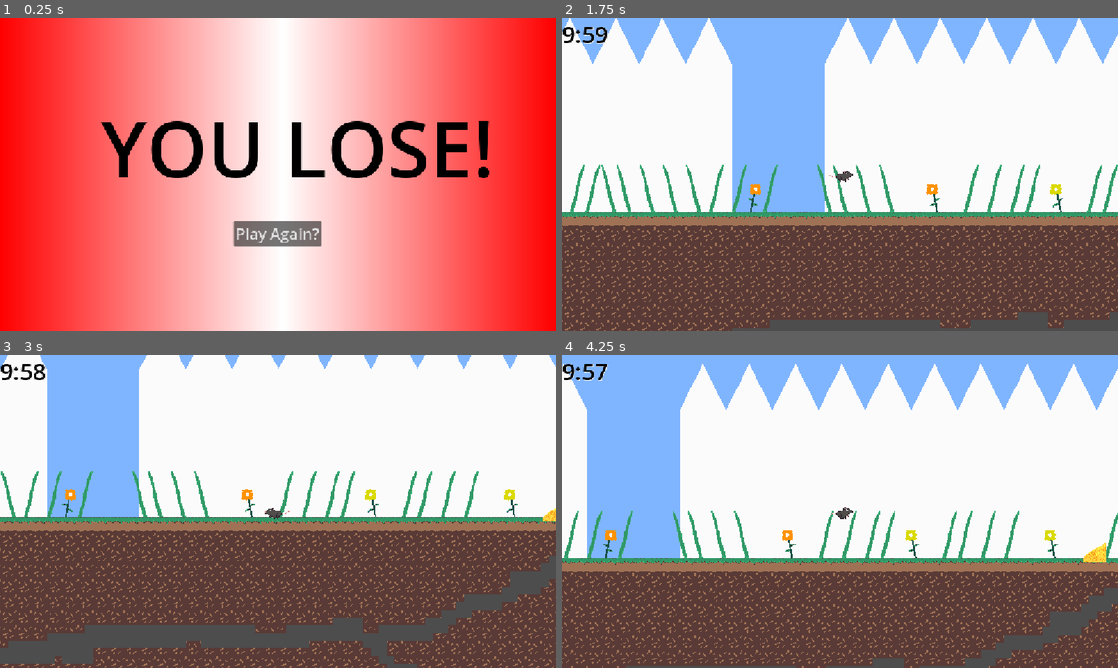
Above: before the commit, frames 1-4 (two rows, left to right).
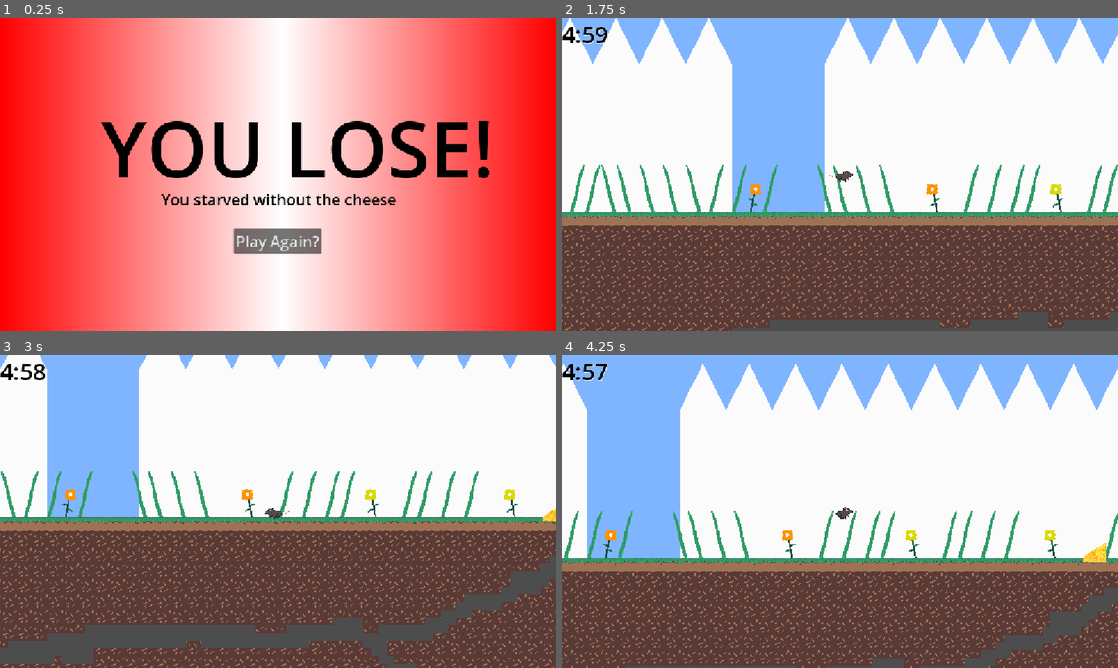
Above: after the commit, the same moments.

Repository: assembakr00/chessy-rat
Game: Godot game, scene res://scenes/lose_menu.tscn
Same seed, same stepped clock (60 frames per second), same inputs: the game is played once before the commit and once after it. This scene is started directly instead of the project's main scene.
Inputs:
- Up to frame 1 (0.25 s): no input
- Up to frame 2 (1.75 s): click "Play Again?" at 0.5 s; hold Right (move_right) from 1.28 s (still down); tap W (jump) at 1.52 s
- Up to frame 3 (3 s): tap W (jump) at 2.27 s; release Right (move_right) at 2.78 s; hold Left (move_left) from 2.78 s (still down)
- Up to frame 4 (4.25 s): release Left (move_left) at 3.53 s; hold Right (move_right) from 3.53 s (still down); tap W (jump) at 3.77 s

The runs differ from the first frame. In frame 1, 1.8% of the frame differs, in the area x 29-72%, y 56-76%; in frame 2, less than 0.1%; in frame 3, less than 0.1%; in frame 4, less than 0.1%.

Commit message:
Summary for win and lose menu
 - Win menu says "You survived and didn't starve!"
 - Lose menu says "You starved without the cheese"
 - Decreased timer to 5 minutes

Diff:
--- a/scenes/lose_menu.tscn
+++ b/scenes/lose_menu.tscn
@@ -24,6 +24,16 @@
 offset_bottom = 648.0
 texture = SubResource("GradientTexture1D_v5vfr")
 
+[node name="RichTextLabel" type="RichTextLabel" parent="." unique_id=1836768209]
+layout_mode = 0
+offset_left = 334.0
+offset_top = 353.0
+offset_right = 845.0
+offset_bottom = 417.0
+theme_override_colors/default_color = Color(0, 0, 0, 1)
+theme_override_font_sizes/normal_font_size = 32
+text = "You starved without the cheese"
+
 [node name="LoseText" type="RichTextLabel" parent="." unique_id=661859963]
 layout_mode = 0
 offset_left = 209.0
@@ -37,9 +47,9 @@
 [node name="Restart" type="Button" parent="." unique_id=1104153038]
 layout_mode = 0
 offset_left = 484.0
-offset_top = 420.0
+offset_top = 436.0
 offset_right = 666.0
-offset_bottom = 473.0
+offset_bottom = 489.0
 theme_override_font_sizes/font_size = 32
 text = "Play Again?"
 
--- a/scenes/win_menu.tscn
+++ b/scenes/win_menu.tscn
@@ -37,10 +37,21 @@
 [node name="Restart" type="Button" parent="." unique_id=1104153038]
 layout_mode = 0
 offset_left = 484.0
-offset_top = 420.0
+offset_top = 436.0
 offset_right = 666.0
-offset_bottom = 473.0
+offset_bottom = 489.0
 theme_override_font_sizes/font_size = 32
 text = "Play Again?"
 
+[node name="RichTextLabel" type="RichTextLabel" parent="." unique_id=749246913]
+layout_mode = 0
+offset_left = 326.0
+offset_top = 353.0
+offset_right = 837.0
+offset_bottom = 447.0
+theme_override_colors/default_color = Color(0, 0, 0, 1)
+theme_override_font_sizes/normal_font_size = 32
+text = "You ate the cheese and didn't starve!"
+horizontal_alignment = 1
+
 [connection signal="pressed" from="Restart" to="." method="_on_restart_pressed"]
--- a/scripts/rat_player.gd
+++ b/scripts/rat_player.gd
@@ -3,7 +3,7 @@
 const SPEED = 300.0
 const JUMP_VELOCITY = -400.0
 
-var time_left = 600
+var time_left = 300
 
 var cheese_collected = 0
 var max_cheese = 20 # Total number of cheeses hidden
Not shown, changed: export_presets.cfg
